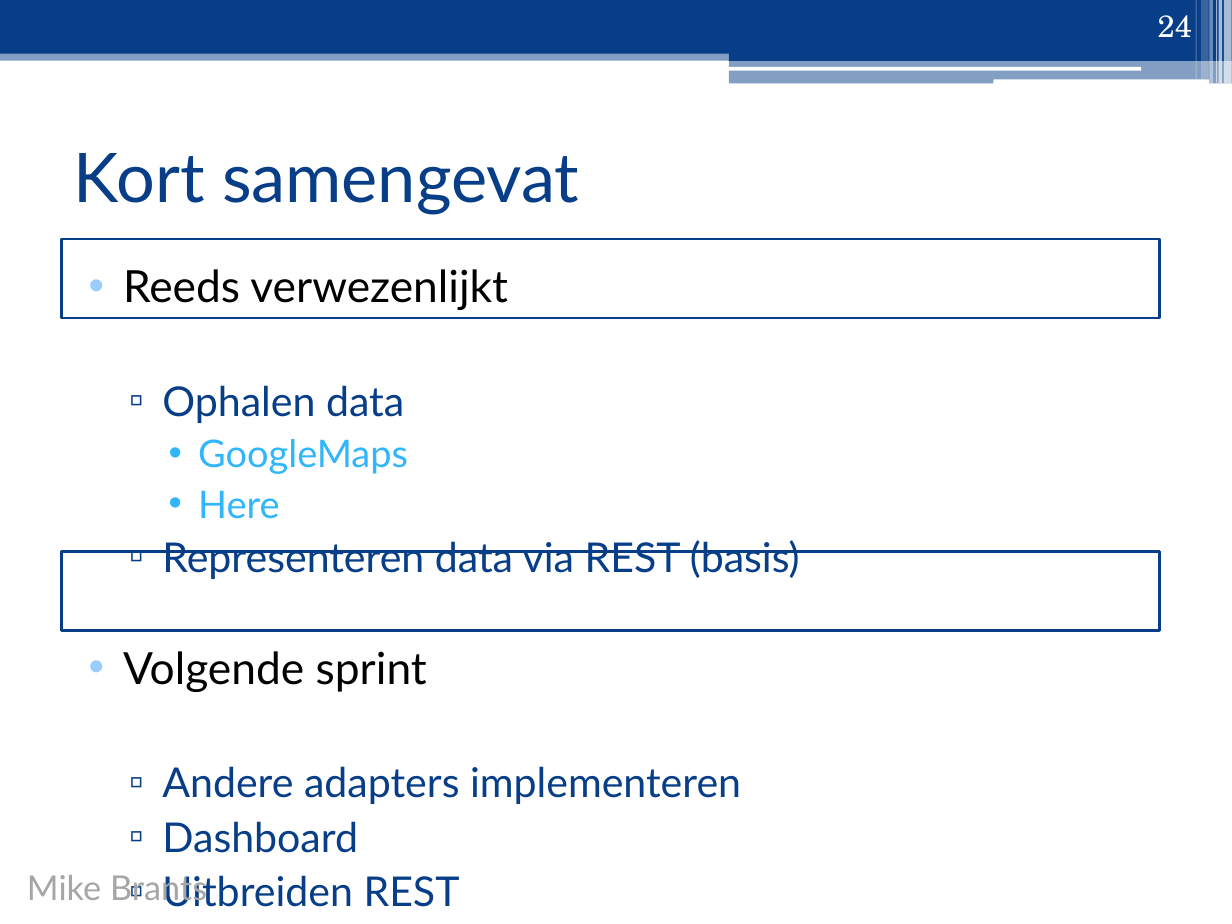
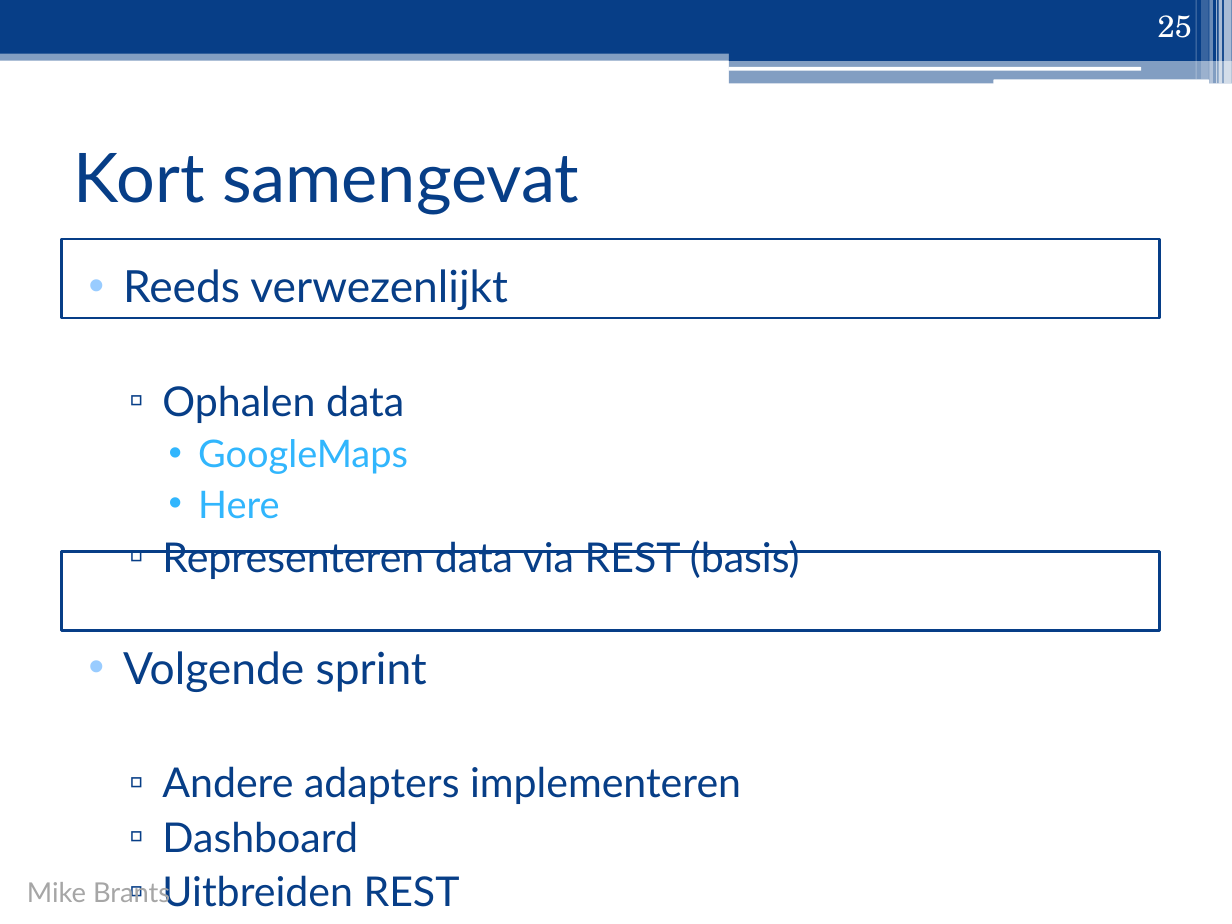
Before and after one commit to ghentlivinglab/Traffic-Travel-Time-Analyzer-2, a slide deck: slide 25 of Analyse/Presentatie/Sprint1.pptx (slide 24 before the commit). Drawn at 1232x924 pixels with LibreOffice and Linux fonts; fonts in the diff are those of the drawing. Boxes give left, top, right and bottom in pixels: in the first picture for what was removed or moved away, otherwise in the second. Text is boxed around its words. In the diff, an @@ line names an element or a change of style, - is before the commit and + after.

Commit message:
Edit presentation sprint1

```diff
--- a/Analyse/Presentatie/Sprint1.pptx
+++ b/Analyse/Presentatie/Sprint1.pptx
@@ page number at [1158, 15, 1192, 38]: text changed @@
-24
+25
@@ text at [123, 269, 508, 692]: text colour #000000 to #073E87 in "Reeds verwezenlijkt", "Volgende sprint" @@
@@ text "Mike Brants" at [27, 879, 170, 904]: size 20 to 16 pt @@
```
Also in this commit, not shown: 21 other slides changed, 2 slides added, 1 slide removed, 5 other files.
